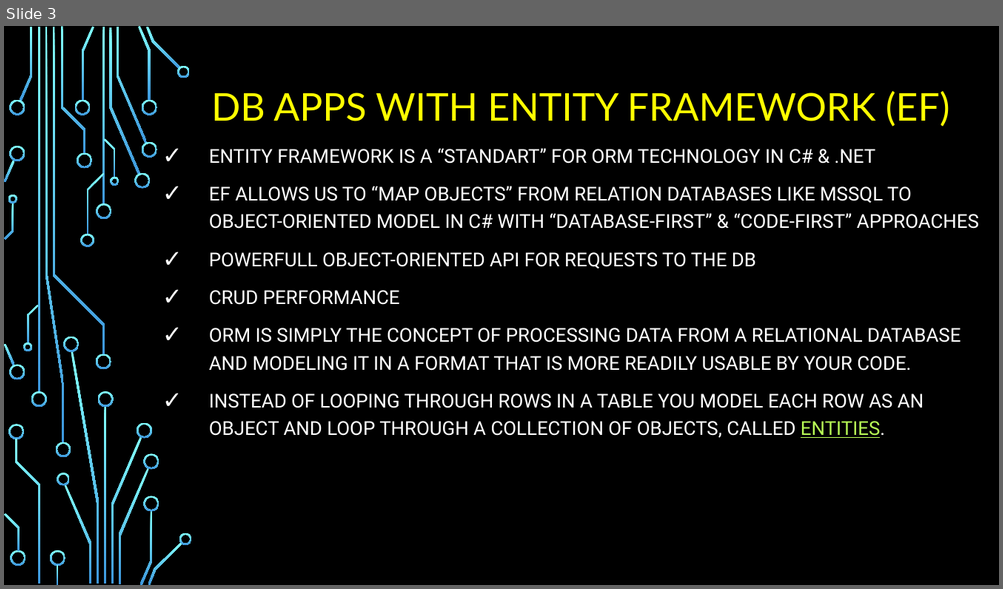
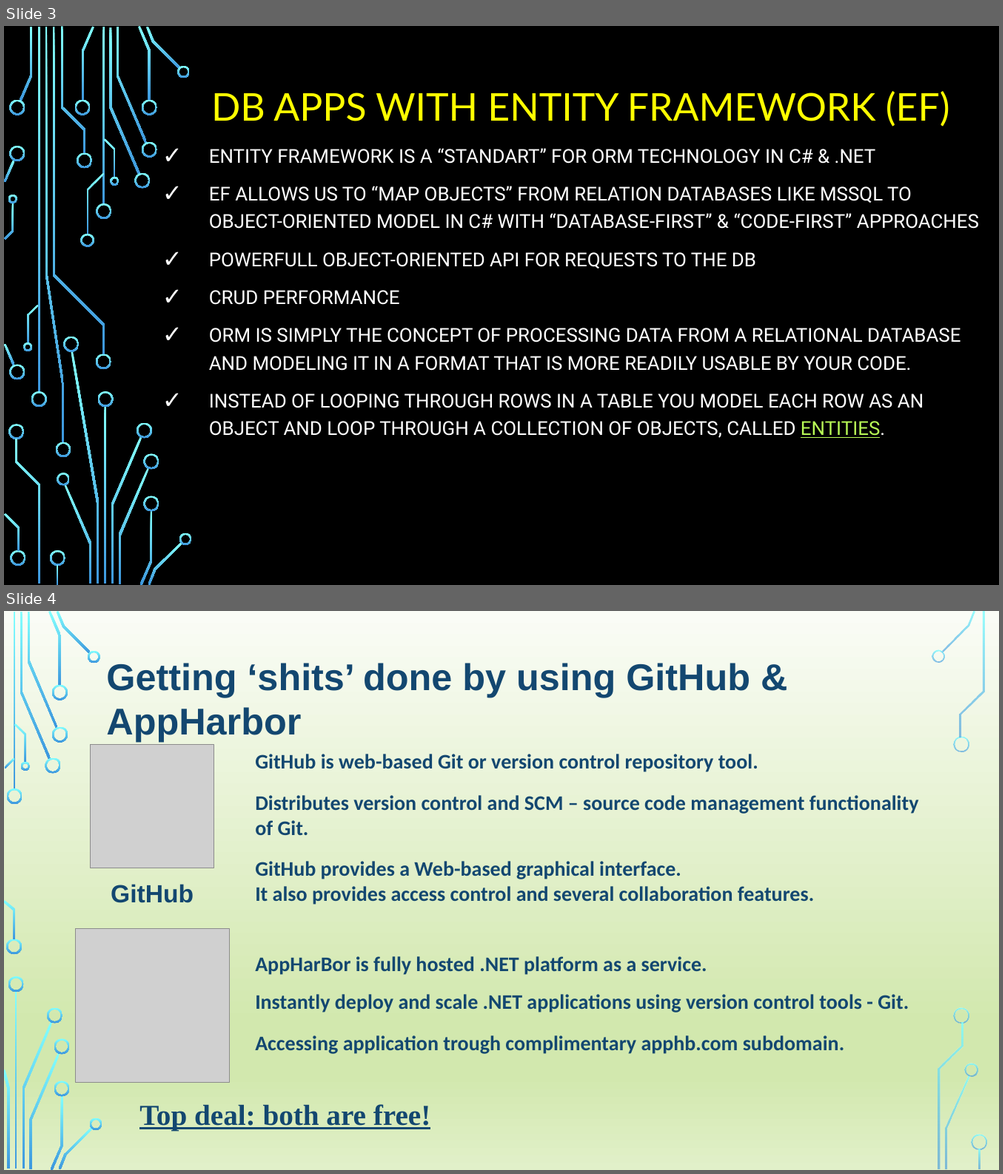
Before and after one commit to BaiGanio/DotNet-Core-WebApps-With-EF-Core, a slide deck: Explain the chapters.pptx. Shown one above the other, each under a label of ours: slide 3 before the commit, slides 3 and 4 after it. The pictures are 1003x589 and 1003x1174 pixels, drawn with LibreOffice and Linux fonts; fonts in the diff are those of the drawing; grey boxes stand for pictures; background and template pictures are left out. Boxes give left, top, right and bottom in pixels: in the first picture for what was removed or moved away, otherwise in the second. Text is boxed around its words. In the diff, an @@ line names an element or a change of style, - is before the commit and + after.

```diff
--- a/Explain the chapters.pptx
+++ b/Explain the chapters.pptx
@@ slide 4 added at bbox=[4, 611, 999, 1170], background picture (left out) @@
@@ text added at bbox=[106, 663, 750, 742], 36 pt, text #134770, bold @@
+Getting ‘shits’ done by using GitHub & AppHarbor
@@ picture added at bbox=[91, 745, 213, 869] @@
@@ text added at bbox=[255, 754, 758, 772], 20 pt, text #134770, bold @@
+GitHub is web-based Git or version control repository tool.
@@ text added at bbox=[255, 795, 919, 835], 20 pt, text #134770, bold @@
+Distributes version control and SCM – source code management functionality of Git.
@@ text added at bbox=[255, 861, 814, 905], 20 pt, text #134770, bold @@
+GitHub provides a Web-based graphical interface.
+It also provides access control and several collaboration features.
@@ text added at bbox=[111, 884, 193, 903], 24 pt, text #134770, bold @@
+GitHub
@@ picture added at bbox=[75, 929, 228, 1082] @@
@@ text added at bbox=[255, 957, 707, 975], 20 pt, text #134770, bold @@
+AppHarBor is fully hosted .NET platform as a service.
@@ text added at bbox=[255, 994, 908, 1013], 20 pt, text #134770, bold @@
+Instantly deploy and scale .NET applications using version control tools - Git.
@@ text added at bbox=[255, 1036, 844, 1054], 20 pt, text #134770, bold @@
+Accessing application trough complimentary apphb.com subdomain.
@@ text added at bbox=[139, 1105, 430, 1130], 28 pt, text #134770, bold, underline @@
+Top deal: both are free!
@@ group added at bbox=[4, 611, 987, 1170]: 33 freeform shapes, 3 rectangles @@
```
Also in this commit, not shown: 2 slides changed, 1 other slide added, 44 other files.
